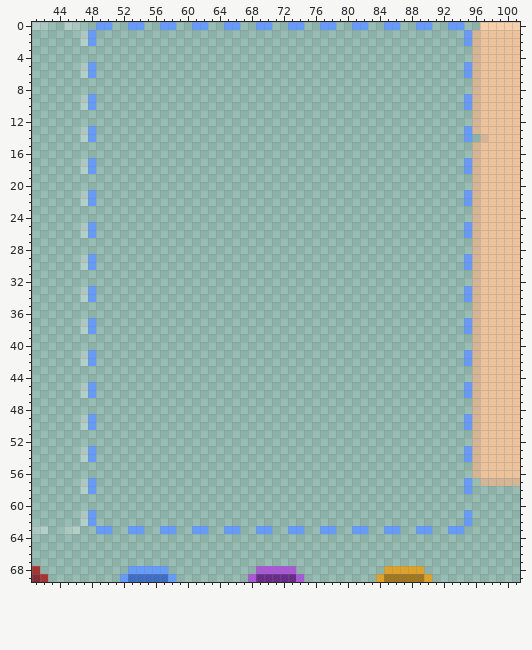
Pixel-art file: src/assets/sprites.aseprite. The first picture shows the starting point.
600x600 pixels, 1 frame. Shown: x 41..101, y 0..69. The commit also changed other parts of the picture, which this record leaves out.
The result:
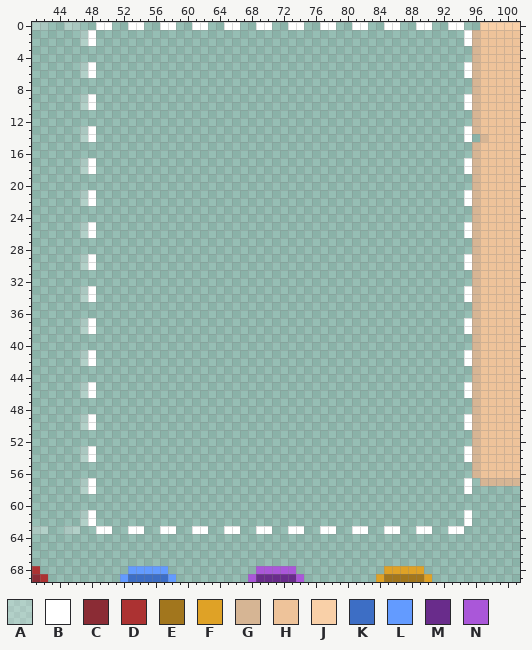
Palette (. is transparent): A #ffffff45  B #ffffff  C #8b2c35  D #ac3232  E #a2761d  F #dfa226  G #d6b594  H #eec39a  J #f9d0a8  K #3d6ec5  L #639bff  M #692c8b  N #aa57d9
Edits made:
Layer "Layer 1":
y 0: x 49..50 LL -> BB; x 53..54 LL -> BB; x 57..58 LL -> BB; x 61..62 LL -> BB; x 65..66 LL -> BB; x 69..70 LL -> BB; x 73..74 LL -> BB; x 77..78 LL -> BB; x 81..82 LL -> BB; x 85..86 LL -> BB; x 89..90 LL -> BB; x 93..94 LL -> BB
y 1..2: x 48 L -> B; x 95 L -> B
y 5..6: x 48 L -> B; x 95 L -> B
y 9..10: x 48 L -> B; x 95 L -> B
y 13..14: x 48 L -> B; x 95 L -> B
y 17..18: x 48 L -> B; x 95 L -> B
y 21..22: x 48 L -> B; x 95 L -> B
y 25..26: x 48 L -> B; x 95 L -> B
y 29..30: x 48 L -> B; x 95 L -> B
y 33..34: x 48 L -> B; x 95 L -> B
y 37..38: x 48 L -> B; x 95 L -> B
y 41..42: x 48 L -> B; x 95 L -> B
y 45..46: x 48 L -> B; x 95 L -> B
y 49..50: x 48 L -> B; x 95 L -> B
y 53..54: x 48 L -> B; x 95 L -> B
y 57..58: x 48 L -> B; x 95 L -> B
y 61..62: x 48 L -> B; x 95 L -> B
y 63: x 49..50 LL -> BB; x 53..54 LL -> BB; x 57..58 LL -> BB; x 61..62 LL -> BB; x 65..66 LL -> BB; x 69..70 LL -> BB; x 73..74 LL -> BB; x 77..78 LL -> BB; x 81..82 LL -> BB; x 85..86 LL -> BB; x 89..90 LL -> BB; x 93..94 LL -> BB
